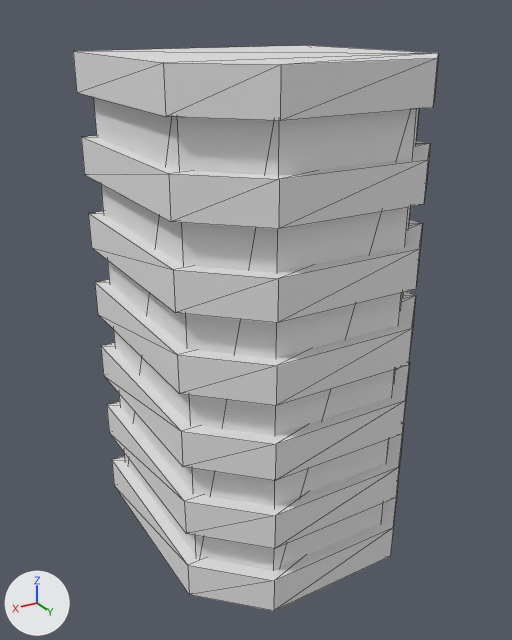
Two versions of the OBJ model game/assets/buildings/b1-base.obj, one commit apart.
Before and after are seen from a 50 mm lens placed at (2.91, 4.67, 2.31), pointed at (0.1, 0.0, -0.03). The axes (+X, +Y, +Z) are drawn at lower left. The lights are the same throughout. Mesh edges are drawn as thin lines. Where no turn or scale is listed for an object, it has been applied to the vertices.

Names of what the first picture shows: 'B1_Cube.017'.
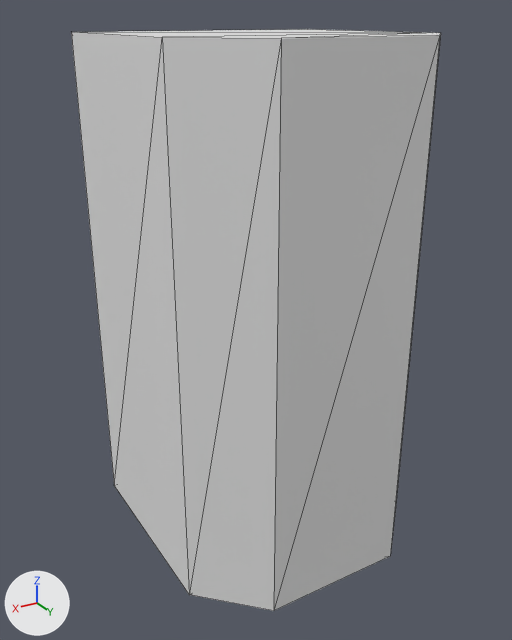
The newer file is also rescaled (x0.911), turned or shifted as a whole; pictures and numbers use the older file's frame.

The change in detail:
me_b1_cube_017 is used by ob_b1_cube_017; location (0.0, 0.0, 0.0).
me_b1_cube_017 had 96 vertices, 160 faces and spanned x -1.1..1.1, y -1.1..1.1, z -2.01..2.06.
me_b1_cube_017 now has 12 vertices, 20 faces and spans x -1.1..1.1, y -1.1..1.1, z -2.01..2.19.
me_b1_cube_017 part 1: 7 loose pieces with 84 vertices, spanning x -1.1..1.1, y -1.1..1.1, z -1.91..2.06, are deleted.
Part 2, on me_b1_cube_017:
6 vertices are removed from x -1.1..1.1, y -1.1..1.1, z -1.7.
16 faces are deleted.
6 new vertices lie (0.0, 0.0, 4.2) away from vertices in x -1.1..1.1, y -1.1..1.1, z -2.01.
16 new faces join them.

What differs and where, as boxes [x1, y1, x2, y2] in the pictures (512 x 640 px; the box of a moved part takes in the faces that stretch with it):
'B1_Cube.017', reshaped: before [73, 45, 439, 611]; after [71, 29, 441, 611]
part 1 of me_b1_cube_017, deleted: before [73, 45, 439, 570]
part 2 of me_b1_cube_017, moved or reshaped: before [112, 456, 397, 611]; after [71, 29, 441, 611]
